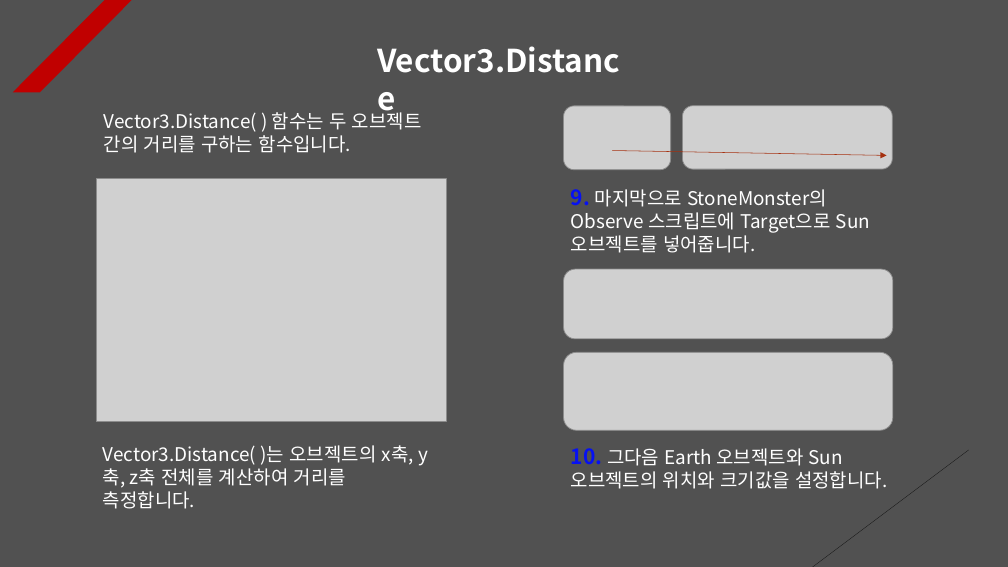
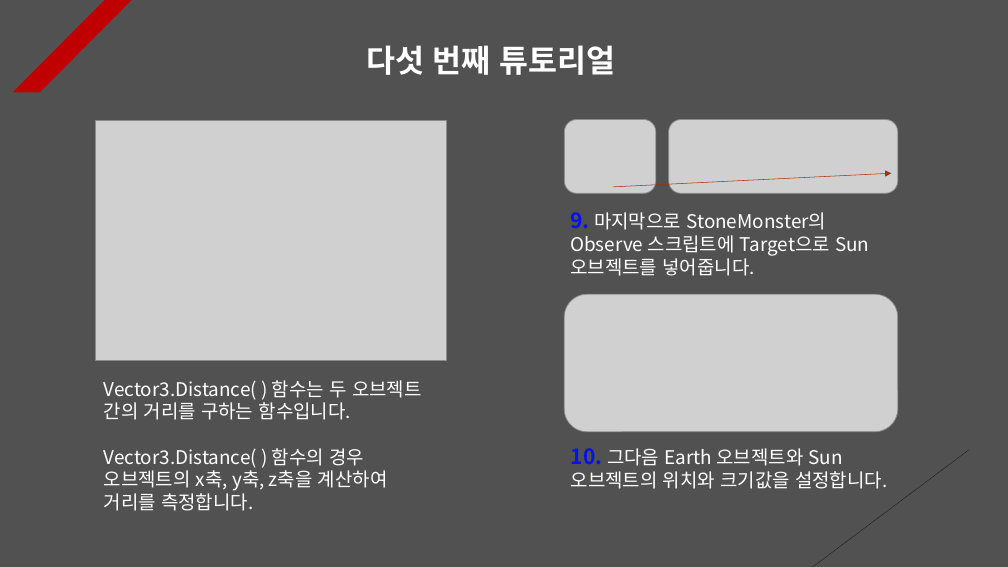
Before and after one commit to Unity2033/3D-UnityEngine, a slide deck: slide 7 of Assets/Class/Rotation/PPT Data/Rotation Example.pptx. Drawn at 1008x567 pixels with LibreOffice and Linux fonts; fonts in the diff are those of the drawing; grey boxes stand for pictures. Boxes give left, top, right and bottom in pixels: in the first picture for what was removed or moved away, otherwise in the second. Text is boxed around its words. In the diff, an @@ line names an element or a change of style, - is before the commit and + after.

```diff
--- a/Assets/Class/Rotation/PPT Data/Rotation Example.pptx
+++ b/Assets/Class/Rotation/PPT Data/Rotation Example.pptx
@@ text at [366,45,616,75]: text changed @@
-Vector3.Distance
+다섯 번째 튜토리얼
@@ text removed at [104,109,422,153] @@
-Vector3.Distance( ) 함수는 두 오브젝트 간의 거리를 구하는 함수입니다.
@@ picture: place and size @@
-picture at [563,106,671,169]
+picture at [565,119,656,194]
@@ picture: place and size @@
-picture at [683,106,893,169]
+picture at [669,119,898,194]
@@ picture: place and size @@
-picture at [96,178,446,421]
+picture at [96,120,446,361]
@@ arrow moved from (613, 150) - (887, 156) to (613, 187) - (892, 173) @@
@@ text "9. 마지막으로 StoneMonster의 Observe 스크립트에 ...": place and size @@
-text "9. 마지막으로 StoneMonster의 Observe 스크립트에 ..." at [571,189,870,253]
+text "9. 마지막으로 StoneMonster의 Observe 스크립트에 ..." at [570,212,869,276]
@@ picture removed at [563,269,893,339] @@
@@ picture: place and size @@
-picture at [563,352,893,430]
+picture at [564,294,898,432]
@@ text at [104,380,422,511]: text changed @@
-Vector3.Distance( )는 오브젝트의 x축, y축, z축 전체를 계산하여 거리를 측정합니다.
+Vector3.Distance( ) 함수는 두 오브젝트 간의 거리를 구하는 함수입니다.
+Vector3.Distance( ) 함수의 경우 오브젝트의 x축, y축, z축을 계산하여 거리를 측정합니다.
```
Also in this commit, not shown: 6 other slides changed, 21 other files.
